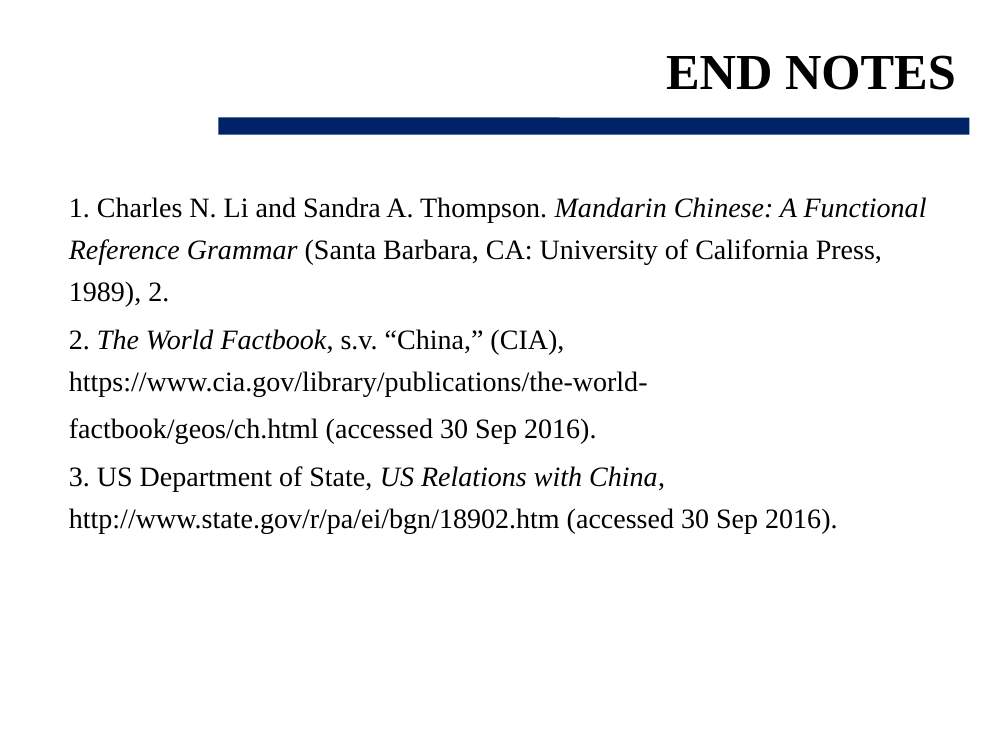
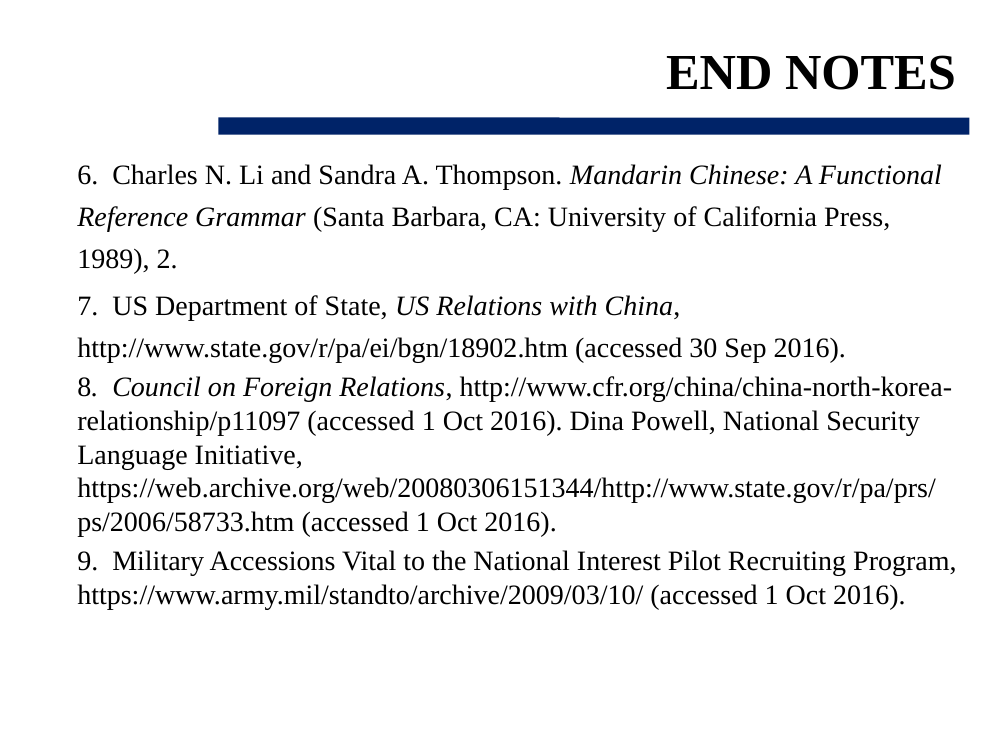
Before and after one commit to 360bobcui/OTSbackgroundpaper, a slide deck: slide 12 of Cui_Brief.pptx (slide 11 before the commit). Drawn at 1008x756 pixels with LibreOffice and Linux fonts; fonts in the diff are those of the drawing; background and template pictures are left out. Boxes give left, top, right and bottom in pixels: in the first picture for what was removed or moved away, otherwise in the second. Text is boxed around its words. In the diff, an @@ line names an element or a change of style, - is before the commit and + after.

```diff
--- a/Cui_Brief.pptx
+++ b/Cui_Brief.pptx
@@ text at (x1=77, y1=164, x2=957, y2=609): text changed @@
-1. Charles N. Li and Sandra A. Thompson. Mandarin Chinese: A Functional Reference Grammar (Santa Barbara, CA: University of California Press, 1989), 2.
-2. The World Factbook, s.v. “China,” (CIA), https://www.cia.gov/library/publications/the-world-
-factbook/geos/ch.html (accessed 30 Sep 2016).
-3. US Department of State, US Relations with China, http://www.state.gov/r/pa/ei/bgn/18902.htm (accessed 30 Sep 2016).
+6. Charles N. Li and Sandra A. Thompson. Mandarin Chinese: A Functional Reference Grammar (Santa Barbara, CA: University of California Press, 1989), 2.
+7. US Department of State, US Relations with China, http://www.state.gov/r/pa/ei/bgn/18902.htm (accessed 30 Sep 2016).
+8. Council on Foreign Relations, http://www.cfr.org/china/china-north-korea-relationship/p11097 (accessed 1 Oct 2016). Dina Powell, National Security Language Initiative, https://web.archive.org/web/20080306151344/http://www.state.gov/r/pa/prs/ps/2006/58733.htm (accessed 1 Oct 2016).
+9. Military Accessions Vital to the National Interest Pilot Recruiting Program, https://www.army.mil/standto/archive/2009/03/10/ (accessed 1 Oct 2016).
```
Also in this commit, not shown: 3 other slides changed, 1 slide added, 3 other files.
